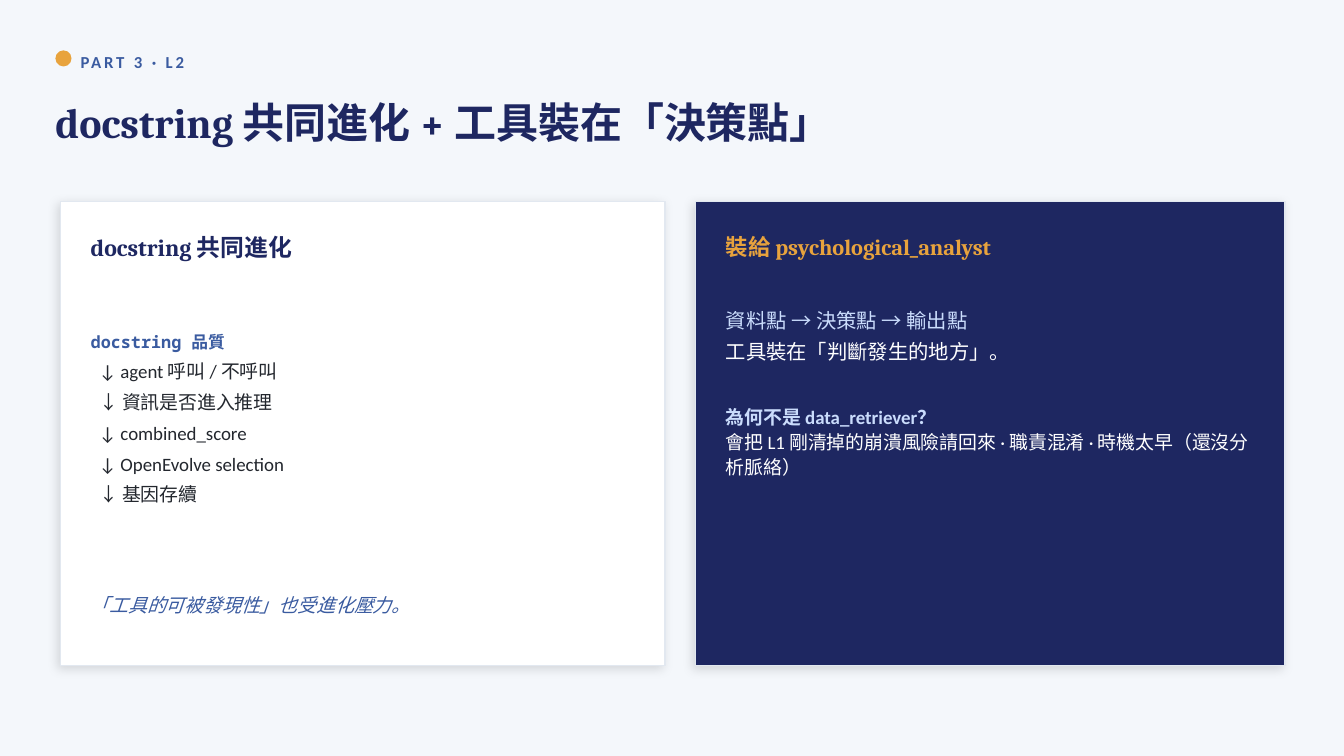
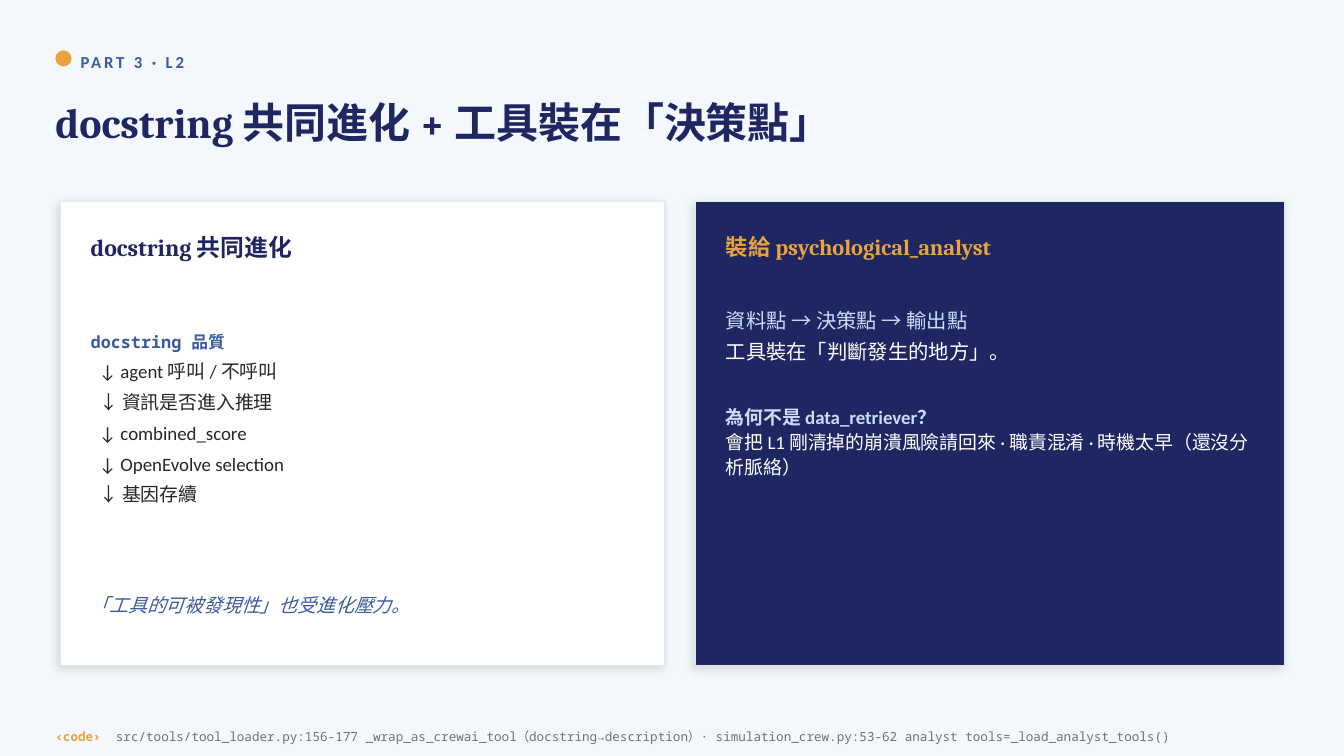
Before and after one commit to yuchieh/AgentSocietyChallenge_OpenEvolve, a slide deck: slide 17 of docs/slides/OpenEvolve_CrewAI_教學投影片.pptx. Drawn at 1344x756 pixels with LibreOffice and Linux fonts; fonts in the diff are those of the drawing. Boxes give left, top, right and bottom in pixels: in the first picture for what was removed or moved away, otherwise in the second. Text is boxed around its words. In the diff, an @@ line names an element or a change of style, - is before the commit and + after.

```diff
--- a/docs/slides/OpenEvolve_CrewAI_教學投影片.pptx
+++ b/docs/slides/OpenEvolve_CrewAI_教學投影片.pptx
@@ text added at box(55, 730, 1169, 744), 9 pt, text #6B7280 @@
+‹code› src/tools/tool_loader.py:156-177 _wrap_as_crewai_tool（docstring→description）· simulation_crew.py:53-62 analyst tools=_load_analyst_tools()
```
Also in this commit, not shown: 22 other slides changed, 3 other files.
